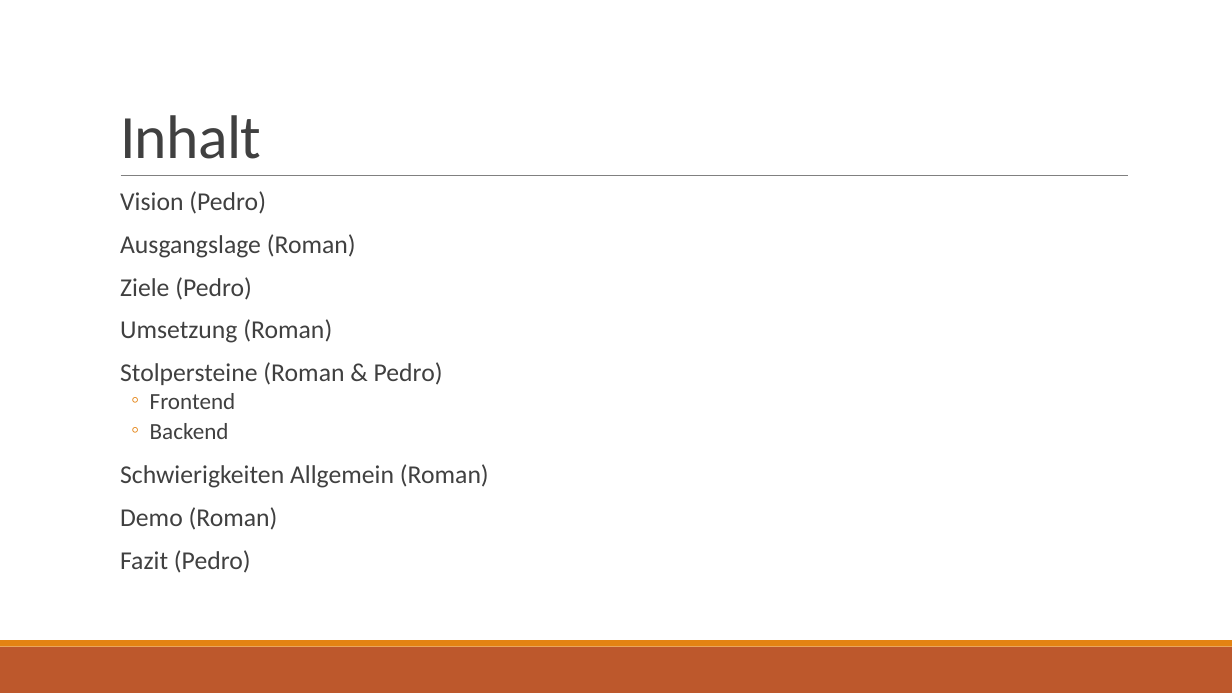
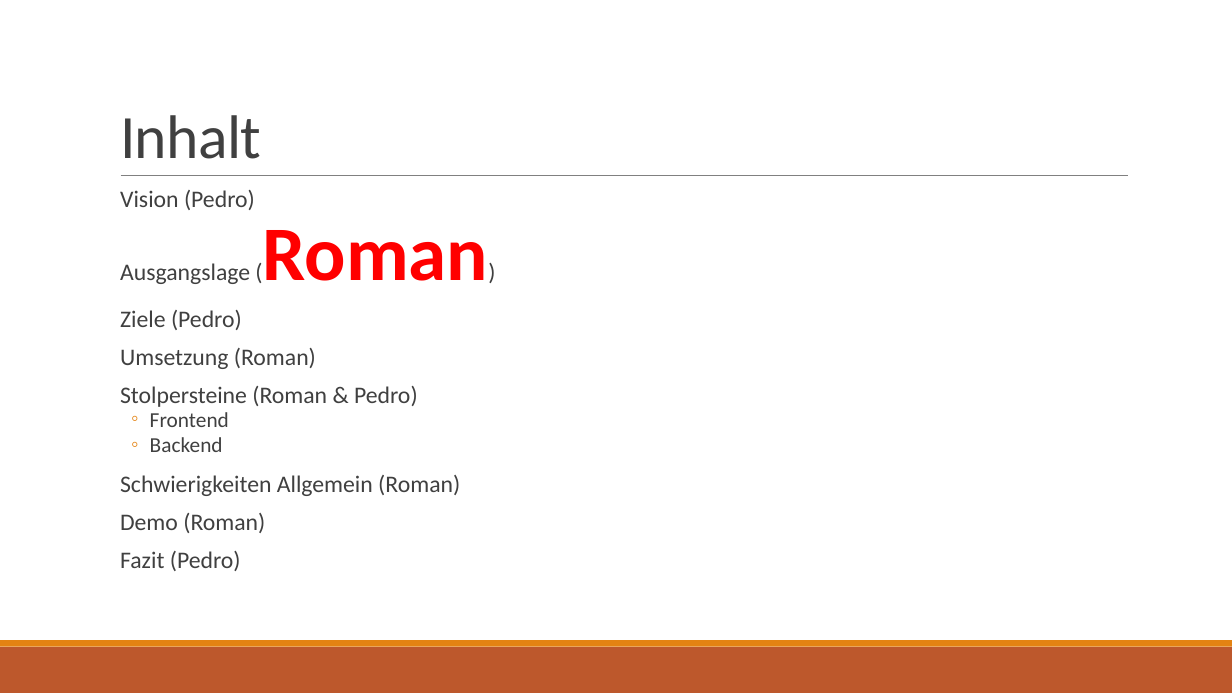
Before and after one commit to HolzbaumStudios/CookBook, a slide deck: slide 2 of Docs/Präsentation_Kochbuch.pptx. Drawn at 1232x693 pixels with LibreOffice and Linux fonts; fonts in the diff are those of the drawing. Boxes give left, top, right and bottom in pixels: in the first picture for what was removed or moved away, otherwise in the second. Text is boxed around its words. In the diff, an @@ line names an element or a change of style, - is before the commit and + after.

```diff
--- a/Docs/Präsentation_Kochbuch.pptx
+++ b/Docs/Präsentation_Kochbuch.pptx
@@ text "Vision (Pedro)" at (120,190,460,571): size 20 to 18.5 pt in "Vision (Pedro)", "Ausgangslage (Roman)", "Ziele (Pedro)", "Umsetzung (Roman)" and 4 more places; size 20 to 60.1 pt, text colour #404040 to #FF0000, bold on in "(Roman)"; size 18 to 16.6 pt in "Frontend", "Backend"; line spacing 0.8 to 0.7 @@
```
Also in this commit, not shown: 1 other slide changed, 1 other file.
